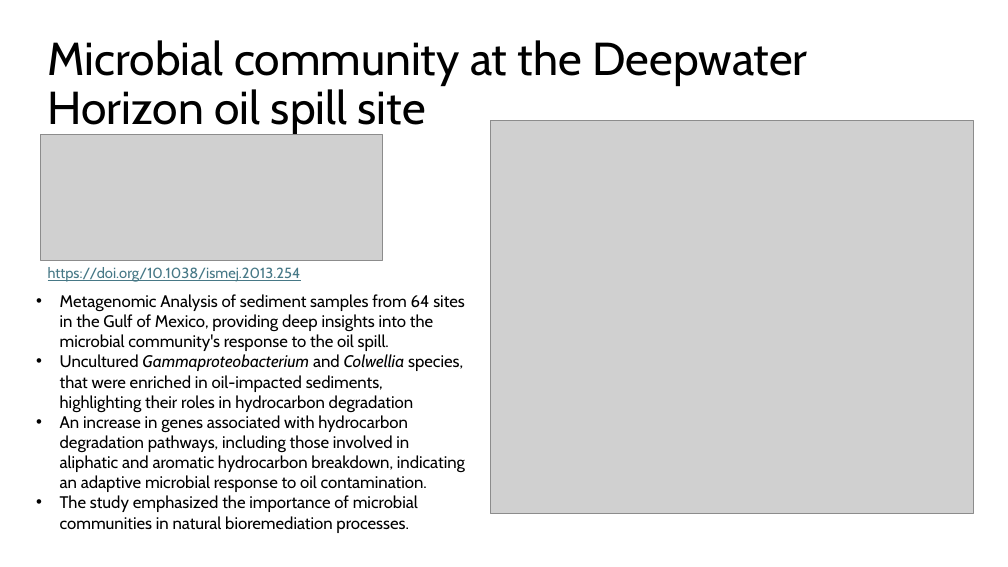
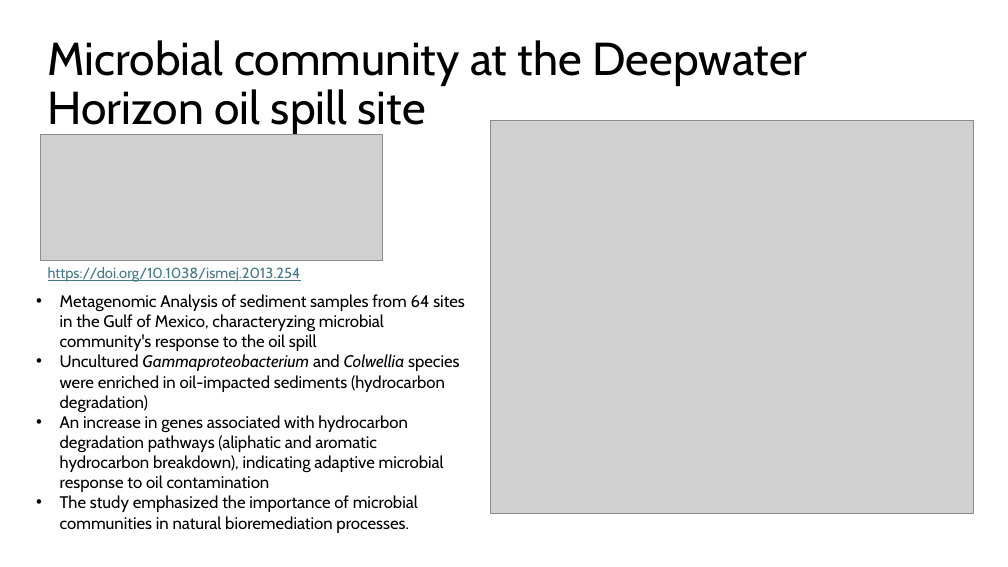
Before and after one commit to biosustain/dsp_metagenomics_training, a slide deck: slide 12 of course_contents/IntroMetagenomics.pptx (slide 11 before the commit). Drawn at 1008x567 pixels with LibreOffice and Linux fonts; fonts in the diff are those of the drawing; grey boxes stand for pictures. Boxes give left, top, right and bottom in pixels: in the first picture for what was removed or moved away, otherwise in the second. Text is boxed around its words. In the diff, an @@ line names an element or a change of style, - is before the commit and + after.

```diff
--- a/course_contents/IntroMetagenomics.pptx
+++ b/course_contents/IntroMetagenomics.pptx
@@ text at [60, 294, 465, 492]: text changed @@
-• Metagenomic Analysis of sediment samples from 64 sites in the Gulf of Mexico, providing deep insights into the microbial community's response to the oil spill.
-• Uncultured Gammaproteobacterium and Colwellia species, that were enriched in oil-impacted sediments, highlighting their roles in hydrocarbon degradation
-• An increase in genes associated with hydrocarbon degradation pathways, including those involved in aliphatic and aromatic hydrocarbon breakdown, indicating an adaptive microbial response to oil contamination.
+• Metagenomic Analysis of sediment samples from 64 sites in the Gulf of Mexico, characteryzing microbial community's response to the oil spill
+• Uncultured Gammaproteobacterium and Colwellia species were enriched in oil-impacted sediments (hydrocarbon degradation)
+• An increase in genes associated with hydrocarbon degradation pathways (aliphatic and aromatic hydrocarbon breakdown), indicating adaptive microbial response to oil contamination
```
Also in this commit, not shown: 20 other slides changed, 9 slides added, 1 slide removed, 1 other file.
